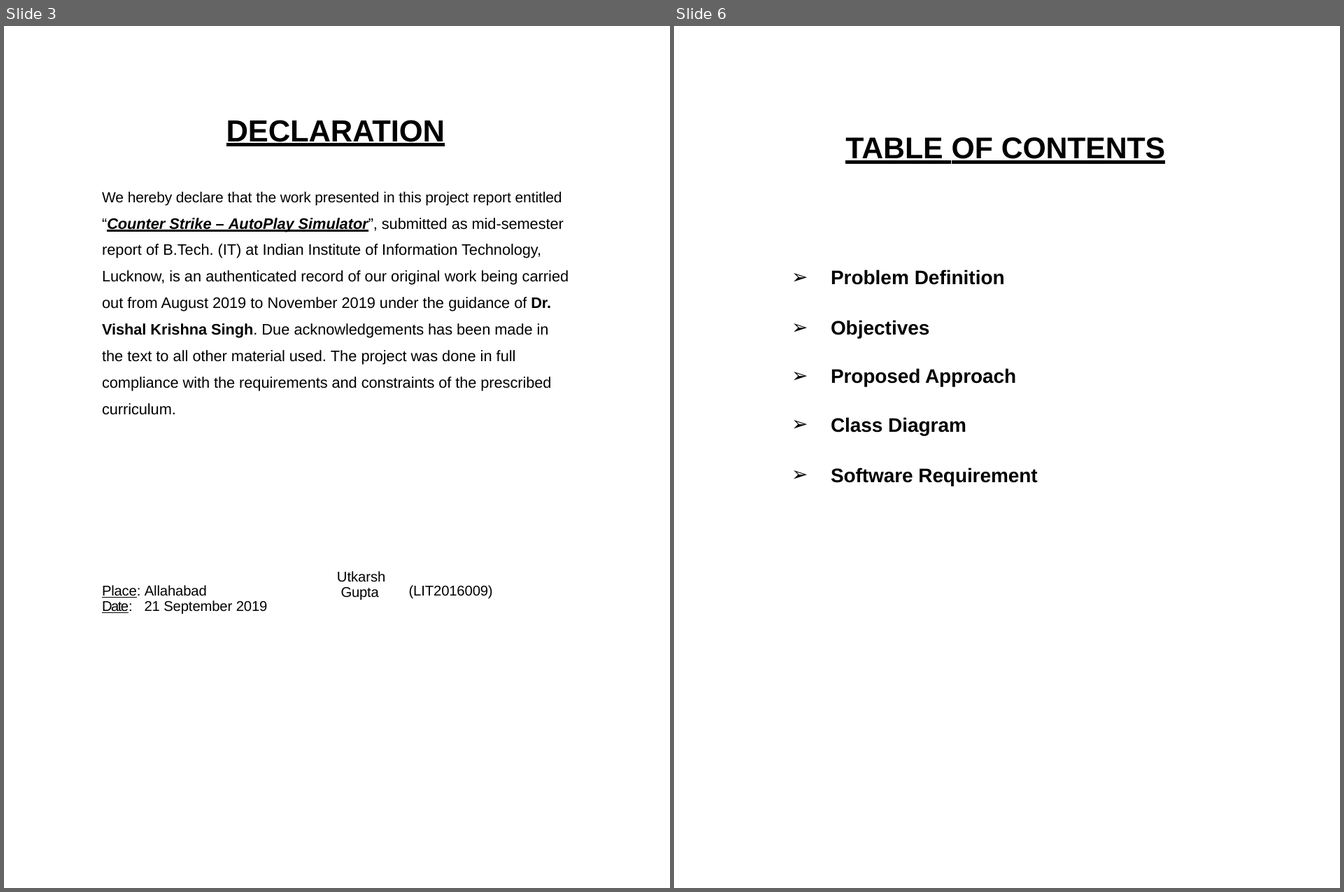
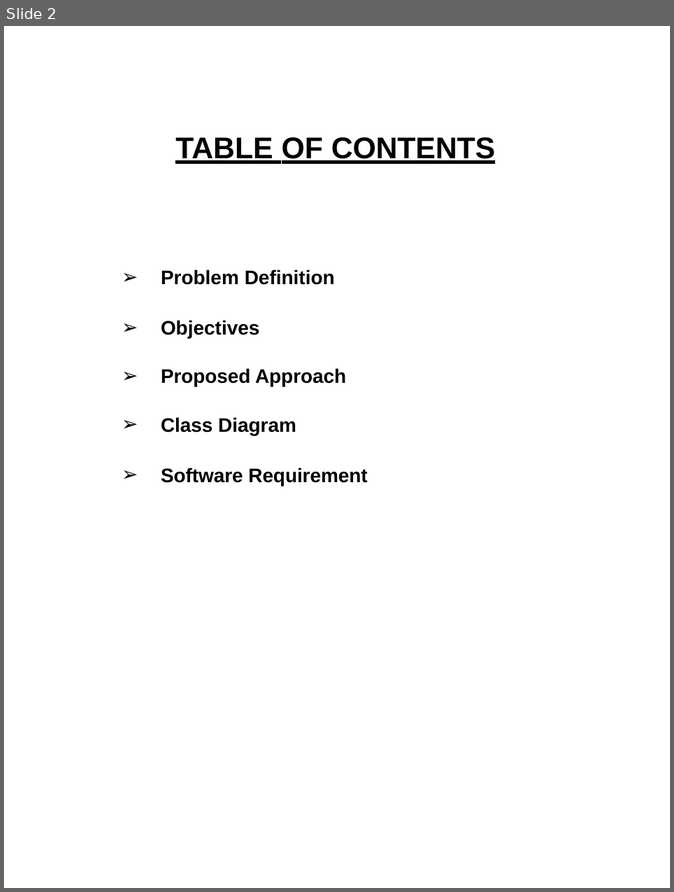
Before and after one commit to rajutkarshgupt/tinceptor_public, a slide deck: Mid_Presentation.pptx. Shown side by side, each under a label of ours: slides 3 and 6 before the commit, slide 2 after it; the slides between them are not shown. The pictures are 1344x892 and 674x892 pixels, drawn with LibreOffice and Linux fonts; fonts in the diff are those of the drawing. Boxes give left, top, right and bottom in pixels: in the first picture for what was removed or moved away, otherwise in the second. Text is boxed around its words. In the diff, an @@ line names an element or a change of style, - is before the commit and + after.

```diff
--- a/Mid_Presentation.pptx
+++ b/Mid_Presentation.pptx
@@ slide 3 removed at box(4, 26, 670, 888), background #FFFFFF @@
@@ title removed at box(227, 120, 445, 146) @@
-DECLARATION
@@ text removed at box(102, 191, 570, 415) @@
-We hereby declare that the work presented in this project report entitled “Counter Strike – AutoPlay Simulator”, submitted as mid-semester report of B.Tech. (IT) at Indian Institute of Information Technology, Lucknow, is an authenticated record of our original work being carried out from August 2019 to November 2019 under the guidance of Dr. Vishal Krishna Singh. Due acknowledgements has been made in the text to all other material used. The project was done in full compliance with the requirements and constraints of the prescribed curriculum.
@@ table removed at box(91, 569, 504, 618), 2 rows, 4 columns @@
-Place: Allahabad |  | Utkarsh Gupta | (LIT2016009)
-Date: | 21 September 2019 |  | 
@@ what was slide 6 is now slide 2 @@
```
Also in this commit, not shown: 1 slide changed, 5 other slides removed.
